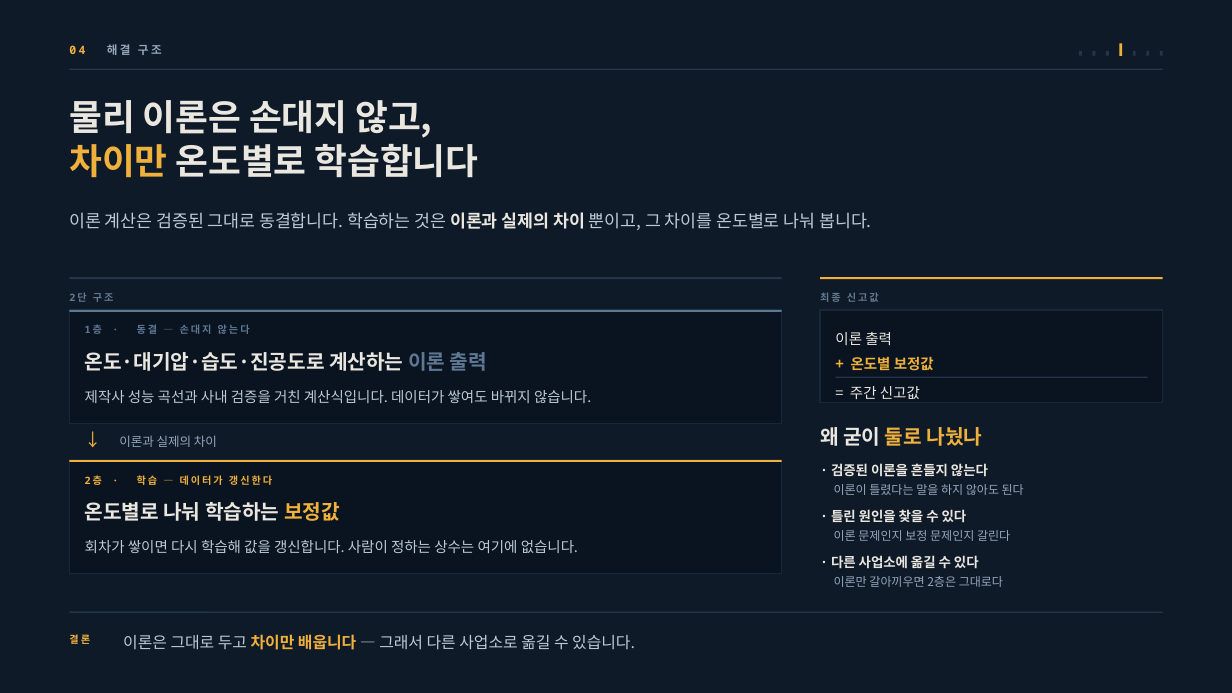
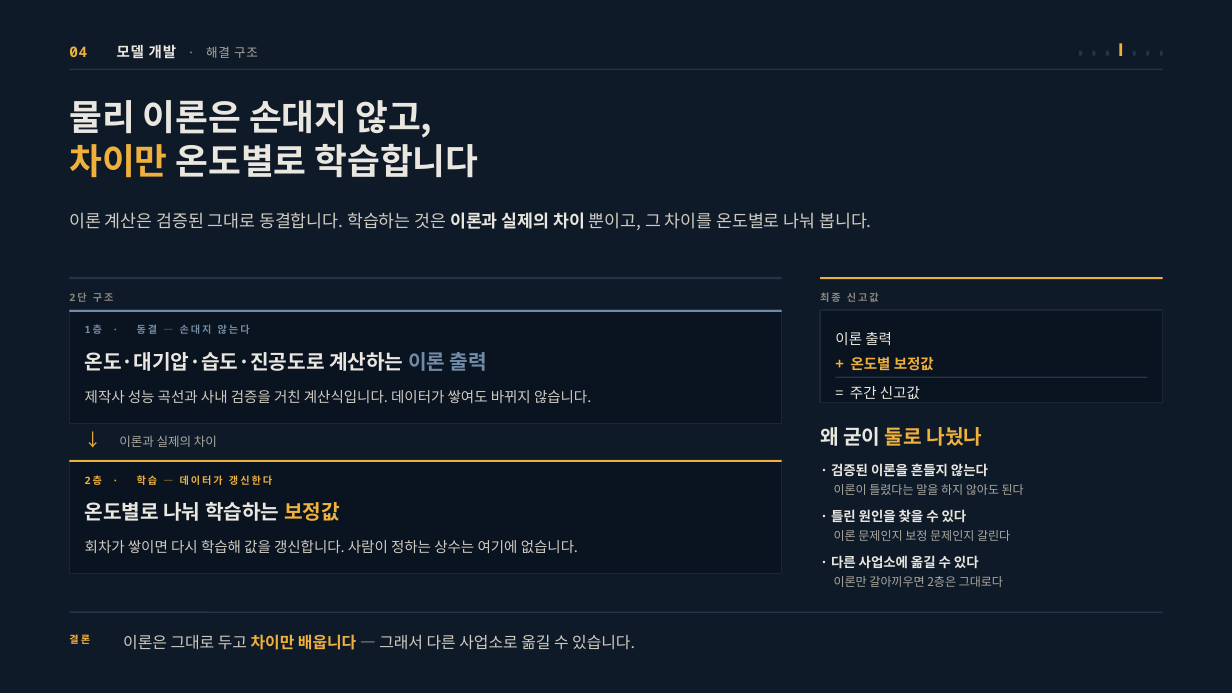
Before and after one commit to jooh-ai/Narae-AI, a slide deck: slide 9 of docs/ppt/위례_공급가능용량_최종발표.pptx (slide 8 before the commit). Drawn at 1232x693 pixels with LibreOffice and Linux fonts; fonts in the diff are those of the drawing. Boxes give left, top, right and bottom in pixels: in the first picture for what was removed or moved away, otherwise in the second. Text is boxed around its words. In the diff, an @@ line names an element or a change of style, - is before the commit and + after.

```diff
--- a/docs/ppt/위례_공급가능용량_최종발표.pptx
+++ b/docs/ppt/위례_공급가능용량_최종발표.pptx
@@ text at bbox=[117, 45, 258, 59]: text changed; size 9 to 11.2 pt; font Noto Sans Mono to Noto Sans CJK KR; text colour #93A6BA to #A9A79F @@
-04 해결 구조
+04 모델 개발 · 해결 구조
@@ text "이론 계산은 검증된 그대로 동결합니다. ..." at bbox=[69, 212, 871, 230]: text colour #BCC9D6 to #CFCBC2 in "이론 계산은 검증된 그대로 동결합니다. 학습하는 것은 ..." @@
@@ text "2단 구조" at bbox=[93, 293, 114, 302]: text colour #63798F to #8A8880 @@
@@ text "최종 신고값" at bbox=[820, 292, 879, 302]: text colour #63798F to #8A8880 @@
@@ rectangle at bbox=[69, 310, 782, 311]: fill #5E7793 to #718BA6 @@
@@ text "1층 · 동결 — 손대지 ..." at bbox=[137, 324, 250, 334]: text colour #5E7793 to #718BA6 @@
@@ text "온도·대기압·습도·진공도로 계산하는 이론 출력" at bbox=[85, 352, 487, 371]: text colour #5E7793 to #718BA6 in "이론 출력" @@
@@ text "제작사 성능 곡선과 사내 검증을 ..." at bbox=[85, 390, 591, 403]: text colour #BCC9D6 to #CFCBC2 @@
@@ text "회차가 쌓이면 다시 학습해 값을 ..." at bbox=[85, 540, 578, 553]: text colour #BCC9D6 to #CFCBC2 @@
@@ text colour #93A6BA to #A9A79F in 4 elements at bbox=[119, 435, 217, 447], bbox=[834, 484, 1024, 495], bbox=[834, 530, 1010, 541], bbox=[834, 576, 1003, 587] @@
@@ text "이론은 그대로 두고 차이만 배웁니다 ..." at bbox=[123, 634, 635, 650]: text colour #BCC9D6 to #CFCBC2 in "이론은 그대로 두고 — 그래서 다른 사업소로 ..." @@
```
Also in this commit, not shown: 14 other slides changed, 3 slides added, 1 other file.
